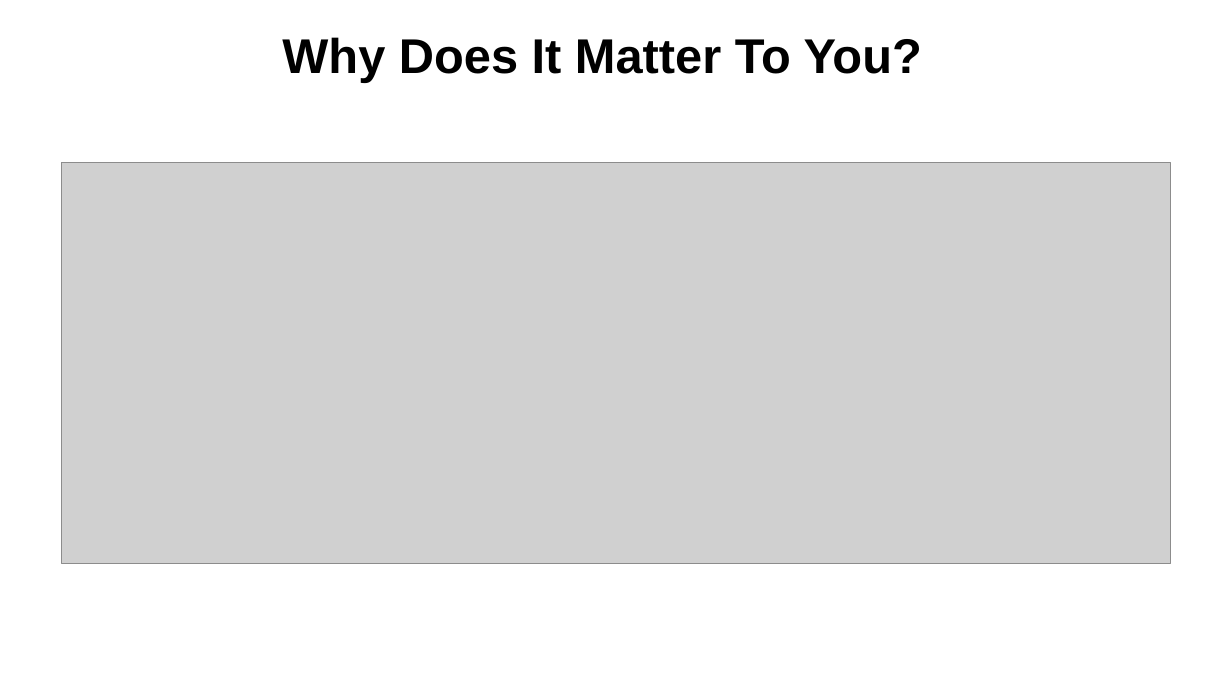
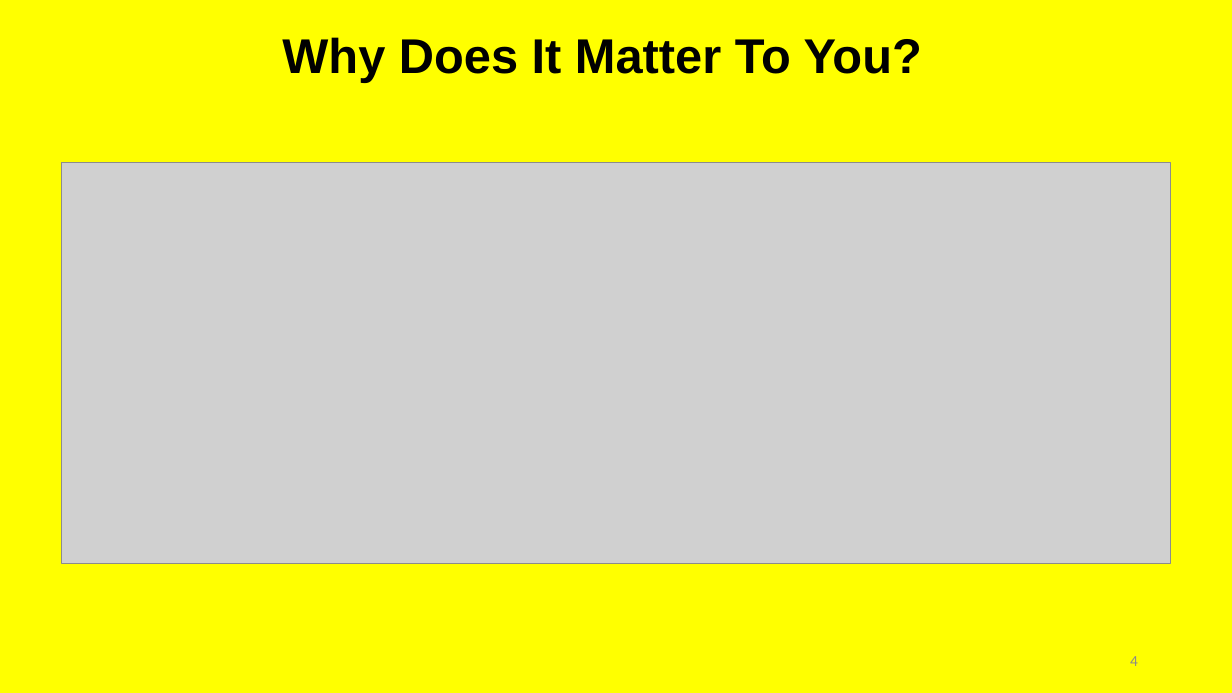
Before and after one commit to irregularchat/template-instructional-design, a slide deck: slide 4 of Development-Training_Name/4-Implement/Lesson_Plans-POI_NAME/Lesson_Plan01-NAME/Audio_Visual-Template/Lesson_Slide-LESSON_NAME.pptx (slide 3 before the commit). Drawn at 1232x693 pixels with LibreOffice and Linux fonts; fonts in the diff are those of the drawing; grey boxes stand for pictures; background and template pictures are left out. Boxes give left, top, right and bottom in pixels: in the first picture for what was removed or moved away, otherwise in the second. Text is boxed around its words. In the diff, an @@ line names an element or a change of style, - is before the commit and + after.

Commit message:
made the template match the master slide deck with colors and formats. removed placeholder logos

```diff
--- a/Development-Training_Name/4-Implement/Lesson_Plans-POI_NAME/Lesson_Plan01-NAME/Audio_Visual-Template/Lesson_Slide-LESSON_NAME.pptx
+++ b/Development-Training_Name/4-Implement/Lesson_Plans-POI_NAME/Lesson_Plan01-NAME/Audio_Visual-Template/Lesson_Slide-LESSON_NAME.pptx
@@ background #FFFFFF to #FFFF00 @@
@@ page number added at <box>1130,656,1138,666</box>, 12 pt, text #8C8C8C @@
+4
```
Also in this commit, not shown: 1 other slide changed, 4 slides added, 1 slide removed.
